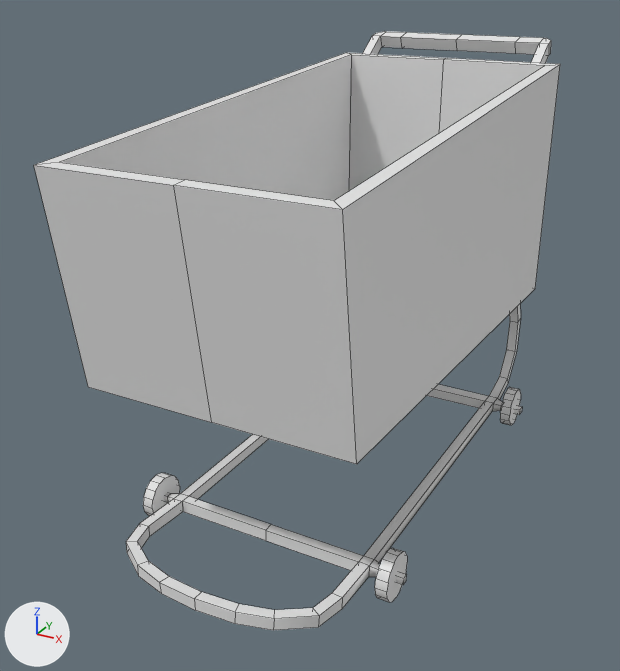
Before and after pictures for a commit that changed the Blender file Assets/_Project/Content/Store/Models/shopping_cart.blend.
The view is the same before and after, from a 50 mm camera at (0.78, -1.641, 1.126) aimed at (-0.057, -0.119, 0.365). Lighting does not change. The marker at lower left points along +X, +Y and +Z. Mesh edges are drawn as thin lines. The same objects are shown in both versions, whatever each file hides.

Objects in the first picture: 'shopping_cart'.
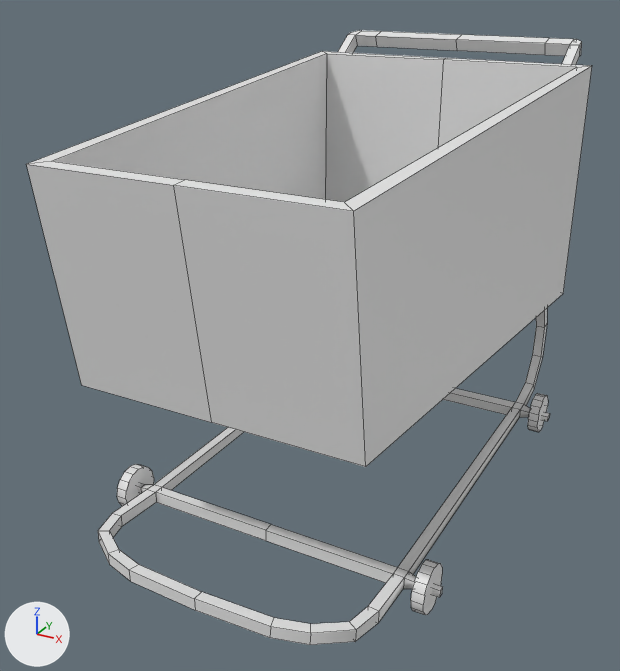
Where the change shows, as pixel boxes (x1, y1, x2, y2) in the pictures (620 x 671 px; the box of a moved part takes in the faces that stretch with it):
```json
{"object": "shopping_cart", "change": "reshaped", "before": [34, 31, 560, 630], "after": [26, 30, 592, 645], "on screen": "8% wider"}
{"part": 1, "of": "me_cube_001", "change": "moved or reshaped", "before": [143, 473, 407, 602], "after": [117, 464, 442, 615]}
{"part": 2, "of": "me_cube_001", "change": "moved or reshaped", "before": [500, 387, 521, 425], "after": [528, 393, 548, 432]}
{"part": 3, "of": "me_cube_001", "change": "moved or reshaped", "before": [34, 52, 560, 464], "after": [26, 51, 592, 467]}
{"part": 4, "of": "me_cube_001", "change": "moved or reshaped", "before": [427, 304, 522, 415], "after": [443, 308, 550, 421]}
{"part": 5, "of": "me_cube_001", "change": "moved or reshaped", "before": [126, 402, 493, 630], "after": [98, 408, 520, 645]}
{"part": 6, "of": "me_cube_001", "change": "moved or reshaped", "before": [347, 31, 554, 191], "after": [323, 30, 589, 202]}
```

Edits to the scene script, one JSON object a line:
```json
{"block": "me_cube_001", "where": "# used by ob_shopping_cart; location = (0.0, 0.0, 0.0); rotation_euler = (1.571, 0.0, 0.0), in degrees (90, 0, 0)"}
{"op": "remove", "block": "me_cube_001", "code": "me_cube_001.from_pydata(...)  # 182 vertices, 140 faces; spans x 0.0..0.304, y -0.008..0.948, z -0.588..0.658"}
{"op": "add", "block": "me_cube_001", "code": "me_cube_001.from_pydata(...)  # 182 vertices, 140 faces; spans x 0.0..0.377, y -0.008..0.948, z -0.588..0.658"}
{"block": "me_cube_001", "change": "me_cube_001 part 1: the loose piece of 32 vertices spanning x 0.263..0.288, y -0.008..0.09, z 0.351..0.449 is moved by (0.073, 0.0, 0.0)"}
{"block": "me_cube_001", "change": "me_cube_001 part 2: the loose piece of 32 vertices spanning x 0.263..0.288, y -0.008..0.09, z -0.426..-0.327 is moved by (0.073, 0.0, 0.0)"}
{"block": "me_cube_001", "change": "me_cube_001 part 3: all 4 vertices in x 0.252..0.28, y 0.389..0.822, z 0.557..0.642 are moved by (0.016, 0.0, 0.0)"}
{"block": "me_cube_001", "change": "me_cube_001 part 4: 38 of the vertices in x 0.211..0.304, y 0.022..0.364, z -0.553..-0.357 are moved by (0.073, 0.0, 0.0)"}
{"block": "me_cube_001", "change": "me_cube_001 part 5: 32 of the vertices in x 0.077..0.304, y 0.028..0.062, z 0.389..0.652 are moved by (0.073, 0.0, 0.0)"}
{"block": "me_cube_001", "change": "me_cube_001 part 6: 20 of the vertices in x 0.152..0.28, y 0.859..0.948, z -0.588..-0.457 are moved by (0.073, 0.0, 0.0)"}
```
